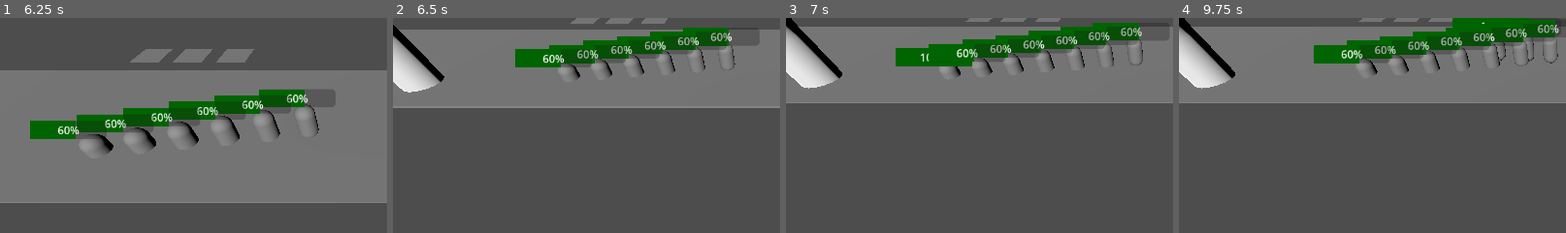
Above: before the commit, frames 1-4 (left to right).
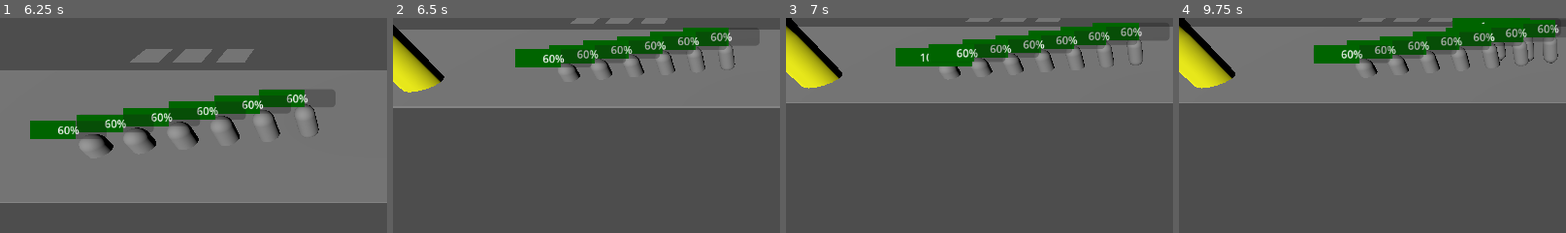
Above: after the commit, the same moments.

Repository: vhladko/tower_defence
Game: Godot game, scene res://main.tscn
The game is run twice, just before and just after one commit, with the same random seed, the same clock (stepped at 60 frames per second) and the same inputs.
Inputs (mouse positions are % of the whole screen's width and height, from its top left):
- Up to frame 1 (6.25 s): click "Place Tower" at 0.5 s; tap Enter at 1.25, 4.25 s; move the mouse to (72, 44) at 1.27 s; hold Right (ui_right) 1.28-2 s; tap Mouse wheel up (zoom_in) every 1.5 s from 1.35 to 5.85 s; click (72, 44) at 1.42 s; drag from (30, 54) to (45, 70) at 2.02 s; tap Space at 2.75, 5.75 s; move the mouse to (60, 27) at 2.77 s; hold Right (ui_right) 2.78-3.5 s; drag from (45, 70) to (20, 34) at 3.52 s; move the mouse to (80, 65) at 4.27 s; hold Left (ui_left) 4.28-5 s; drag from (20, 34) to (35, 24) at 5.02 s; move the mouse to (55, 49) at 5.77 s; hold Down (ui_down) from 5.78 s (still down); click (55, 49) at 5.92 s
- Up to frame 2 (6.5 s): keep holding Down (ui_down)
- Up to frame 3 (7 s): release Down (ui_down) at 6.5 s; drag from (35, 24) to (30, 54) at 6.52 s
- Up to frame 4 (9.75 s): move the mouse to (72, 44) at 7.27 s; hold Up (ui_up) 7.28-8 s; tap Mouse wheel up (zoom_in) at 7.35, 8.85 s; drag from (30, 54) to (45, 70) at 8.02 s; tap Enter at 8.75 s; move the mouse to (60, 27) at 8.77 s; hold Down (ui_down) 8.78-9.5 s; drag from (45, 70) to (20, 34) at 9.52 s
The pictures show only the part of the screen within x 0-50%, y 22-72%; the shares and areas given below are measured in that part.

Frame 1 is identical in both runs. In frame 2, 1.7% of the frame differs, in the area x 0-13%, y 8-35%; in frame 3, 2.1%, in the area x 0-14%, y 3-33%; in frame 4, 2.1%.

Commit message:
add material to tower

Diff:
--- a/tower.tscn
+++ b/tower.tscn
@@ -34,6 +34,9 @@
 blend_shape_mode = 0
 shadow_mesh = SubResource("ArrayMesh_8c4cy")
 
+[sub_resource type="StandardMaterial3D" id="StandardMaterial3D_dnc73"]
+albedo_color = Color(1, 1, 0, 1)
+
 [sub_resource type="ConvexPolygonShape3D" id="ConvexPolygonShape3D_dnc73"]
 points = PackedVector3Array(0.0427235, 2.46546, 1.16807, 0.890453, -1.87736, 0.432746, -0.939953, -1.8772, 0.301973, 1. …(871 unchanged characters)…
 
@@ -43,6 +46,7 @@
 transform = Transform3D(1, 0, 0, 0, 1, 0, 0, 0, 1, 0, 2, 0)
 mesh = SubResource("ArrayMesh_ct4n7")
 skeleton = NodePath("")
+surface_material_override/0 = SubResource("StandardMaterial3D_dnc73")
 
 [node name="CollisionShape3D" type="CollisionShape3D" parent="."]
 transform = Transform3D(1, 0, 0, 0, 1, 0, 0, 0, 1, 0, 2, 0)
Not shown: 1 places in tower.tscn that only renumber resources
